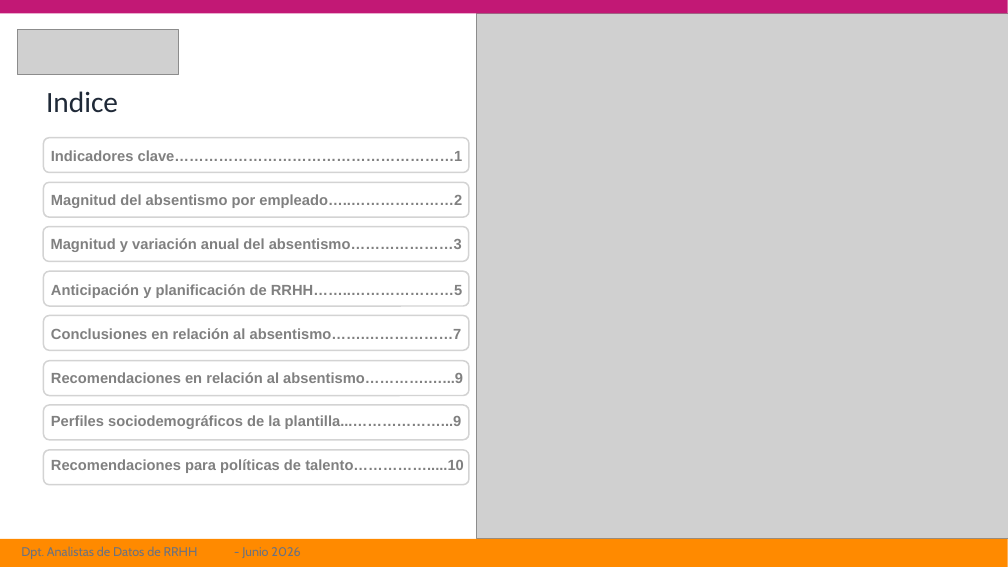
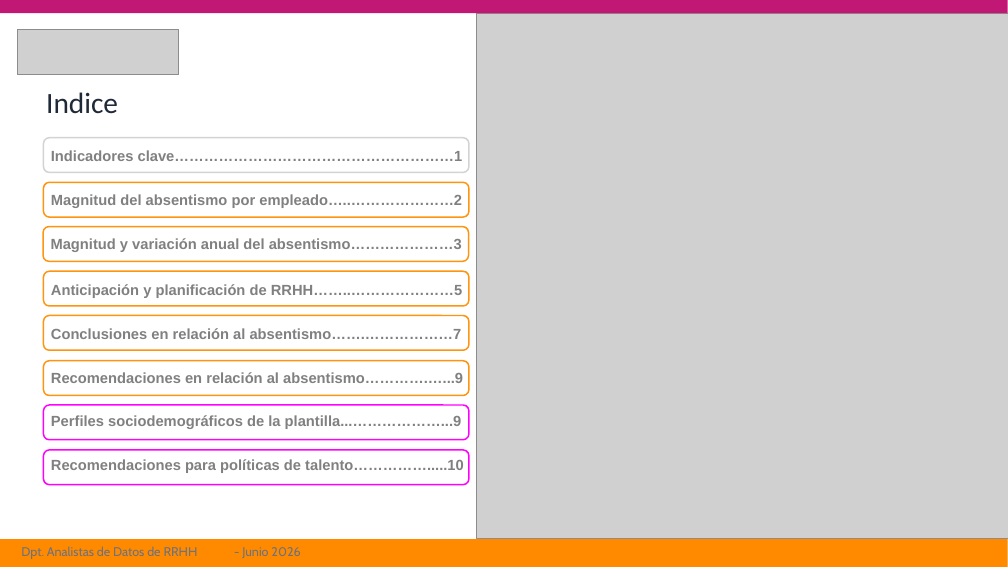
Before and after one commit to ITACADEMYprojectes/ProjecteData, a slide deck: slide 2 of Equip_33/Results/2026-06-09_BusinessReport_color_lines.pptx. Drawn at 1008x567 pixels with LibreOffice and Linux fonts; fonts in the diff are those of the drawing; grey boxes stand for pictures. Boxes give left, top, right and bottom in pixels: in the first picture for what was removed or moved away, otherwise in the second. Text is boxed around its words. In the diff, an @@ line names an element or a change of style, - is before the commit and + after.

```diff
--- a/Equip_33/Results/2026-06-09_BusinessReport_color_lines.pptx
+++ b/Equip_33/Results/2026-06-09_BusinessReport_color_lines.pptx
@@ outline #D3D3D3 1.42 pt to #FF950E 1.42 pt in 5 elements at (44, 182, 470, 217), (44, 271, 470, 306), (44, 315, 470, 350), (44, 361, 470, 395), (43, 227, 469, 262) @@
@@ rounded rectangle at (44, 405, 470, 440): outline #D3D3D3 1.42 pt to #FF00FF 1.42 pt @@
@@ rounded rectangle at (44, 450, 470, 485): outline #D3D3D3 1.42 pt to #FF00FF 1.42 pt @@
```
Also in this commit, not shown: 13 other slides changed.
